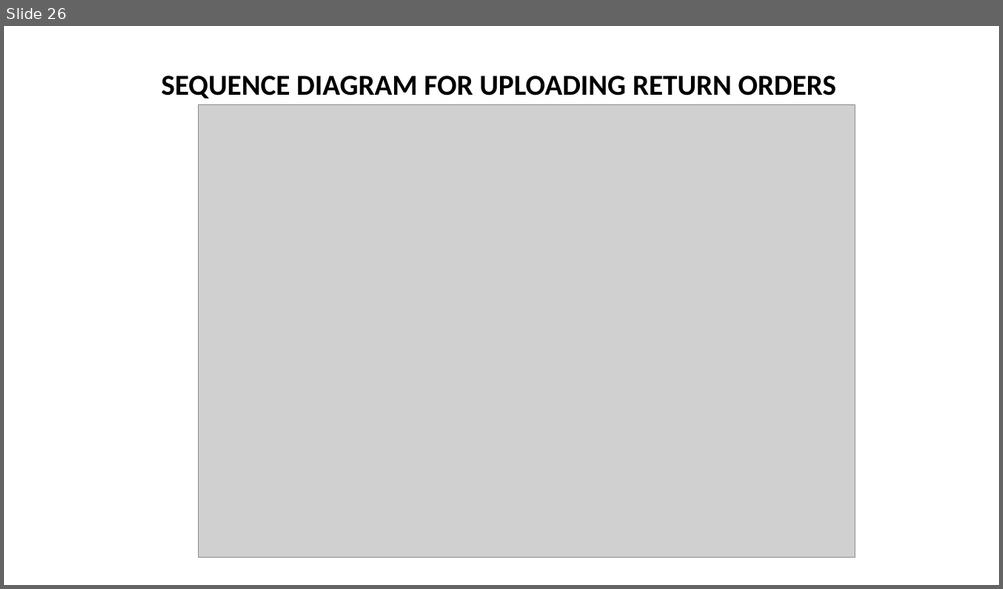
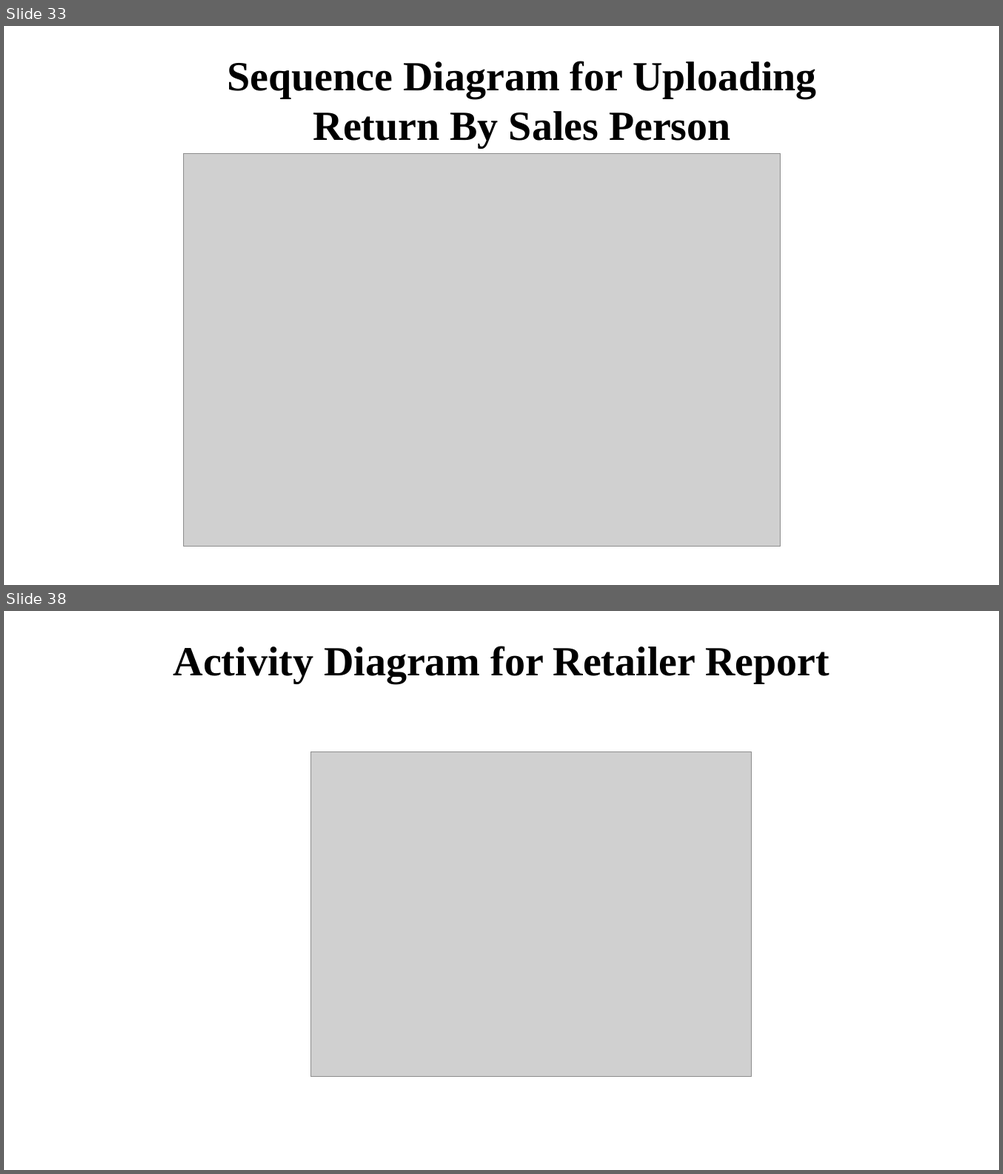
Before and after one commit to asing472/Great_Outdoor_Group_B, a slide deck: Presentation/GroupB.pptx. Shown one above the other, each under a label of ours: slide 26 before the commit, slides 33 and 38 after it; the slides between them are not shown. The pictures are 1003x589 and 1003x1174 pixels, drawn with LibreOffice and Linux fonts; fonts in the diff are those of the drawing; grey boxes stand for pictures. Boxes give left, top, right and bottom in pixels: in the first picture for what was removed or moved away, otherwise in the second. Text is boxed around its words. In the diff, an @@ line names an element or a change of style, - is before the commit and + after.

```diff
--- a/Presentation/GroupB.pptx
+++ b/Presentation/GroupB.pptx
@@ slide 38 added at <box>4,611,999,1170</box>, background #FFFFFF @@
@@ text added at <box>173,646,829,683</box>, 40 pt, text #000000, bold @@
+Activity Diagram for Retailer Report
@@ picture added at <box>310,752,751,1077</box> @@
@@ what was slide 26 is now slide 33 @@
@@ slide 33 changed as well @@
@@ text "Sequence Diagram for Uploading Return ..." at <box>227,61,817,148</box>: vertical alignment bottom to top @@
@@ text at <box>227,61,817,148</box>: text changed; size 28 to 40 pt; font Calibri to Times New Roman @@
-SEQUENCE DIAGRAM FOR UPLOADING RETURN ORDERS
+Sequence Diagram for Uploading Return By Sales Person
@@ picture: place and size @@
-picture at <box>198,105,855,558</box>
+picture at <box>184,153,781,547</box>
```
Also in this commit, not shown: 12 other slides changed, 31 other slides added, 15 slides removed.
